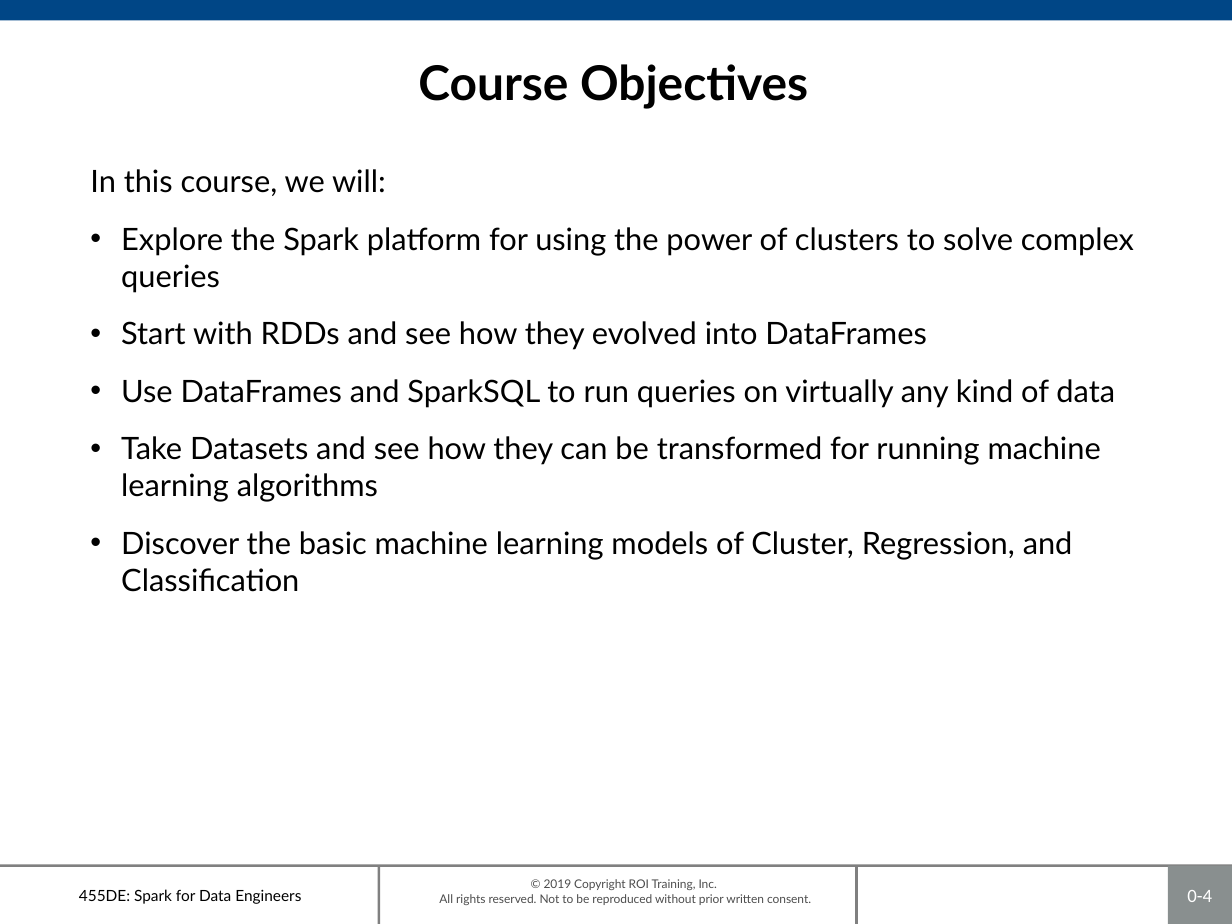
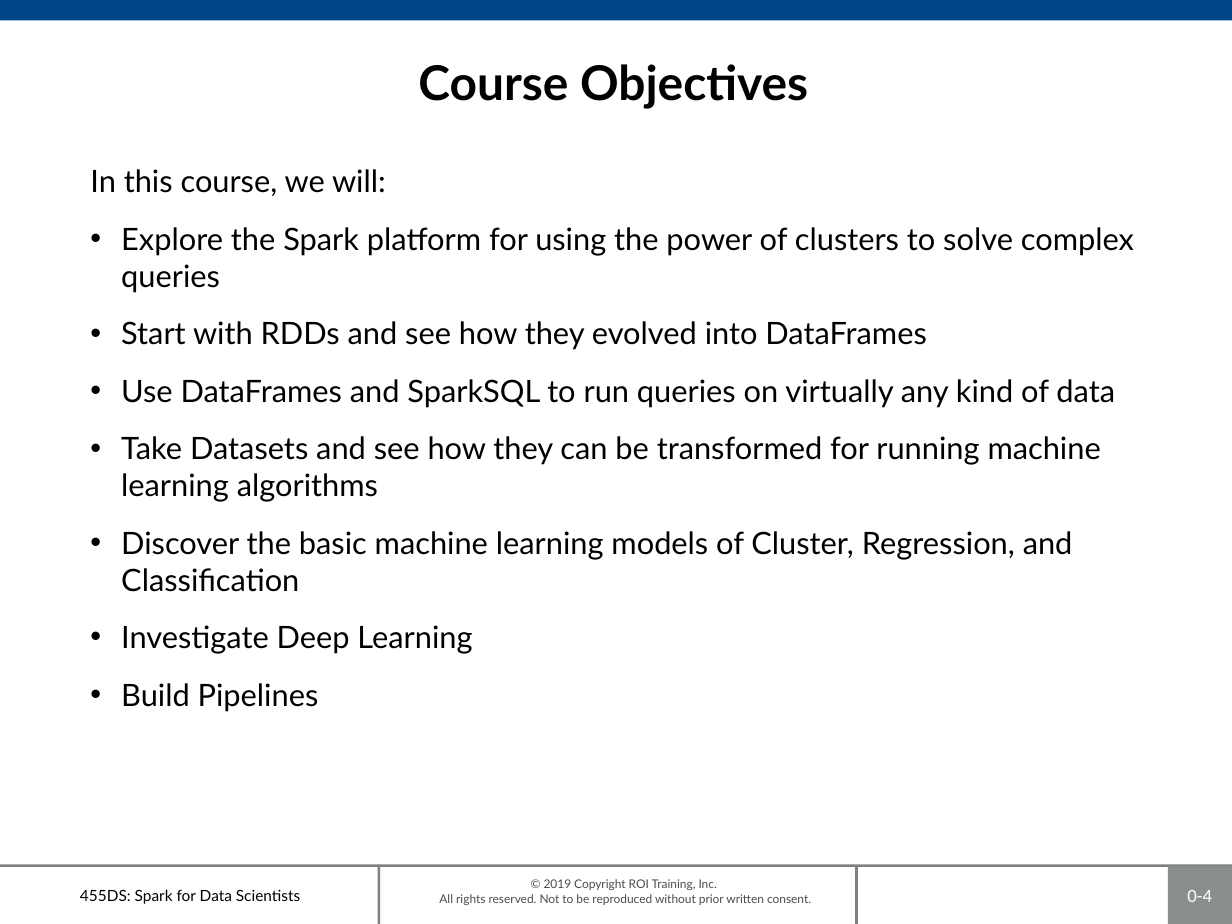
Before and after one commit to roitraining/SparkforDataScientists, a slide deck: slide 4 of 455DS-Ch00_Introduction.pptx. Drawn at 1232x924 pixels with LibreOffice and Linux fonts; fonts in the diff are those of the drawing; background and template pictures are left out. Boxes give left, top, right and bottom in pixels: in the first picture for what was removed or moved away, otherwise in the second. Text is boxed around its words. In the diff, an @@ line names an element or a change of style, - is before the commit and + after.

```diff
--- a/455DS-Ch00_Introduction.pptx
+++ b/455DS-Ch00_Introduction.pptx
@@ text at (121,625,472,712): paragraphs added @@
+• Investigate Deep Learning
+• Build Pipelines
@@ text at (80,889,300,904): text changed @@
-455DE: Spark for Data Engineers
+455DS: Spark for Data Scientists
```
Also in this commit, not shown: 7 other slides changed, 10 other files.
